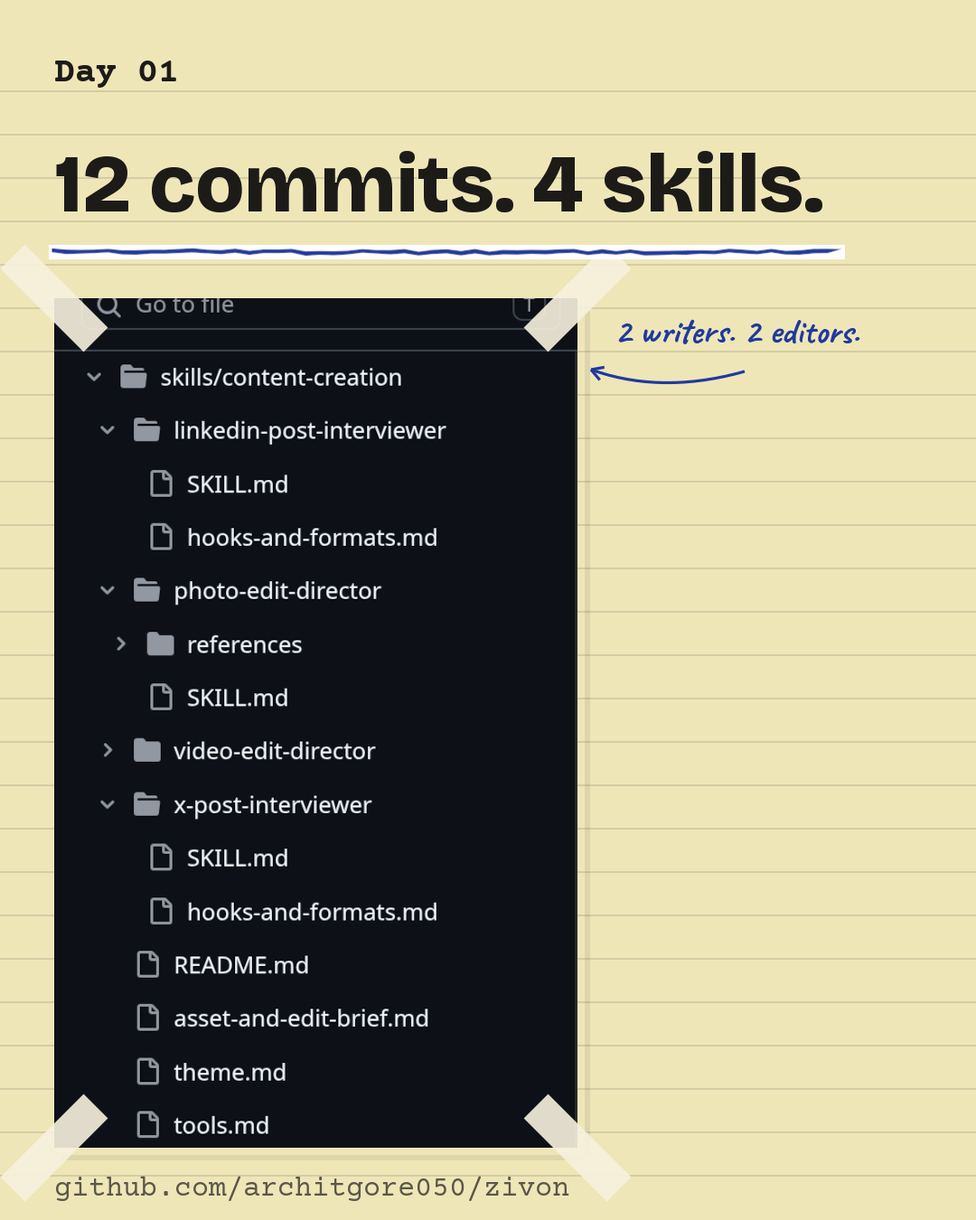
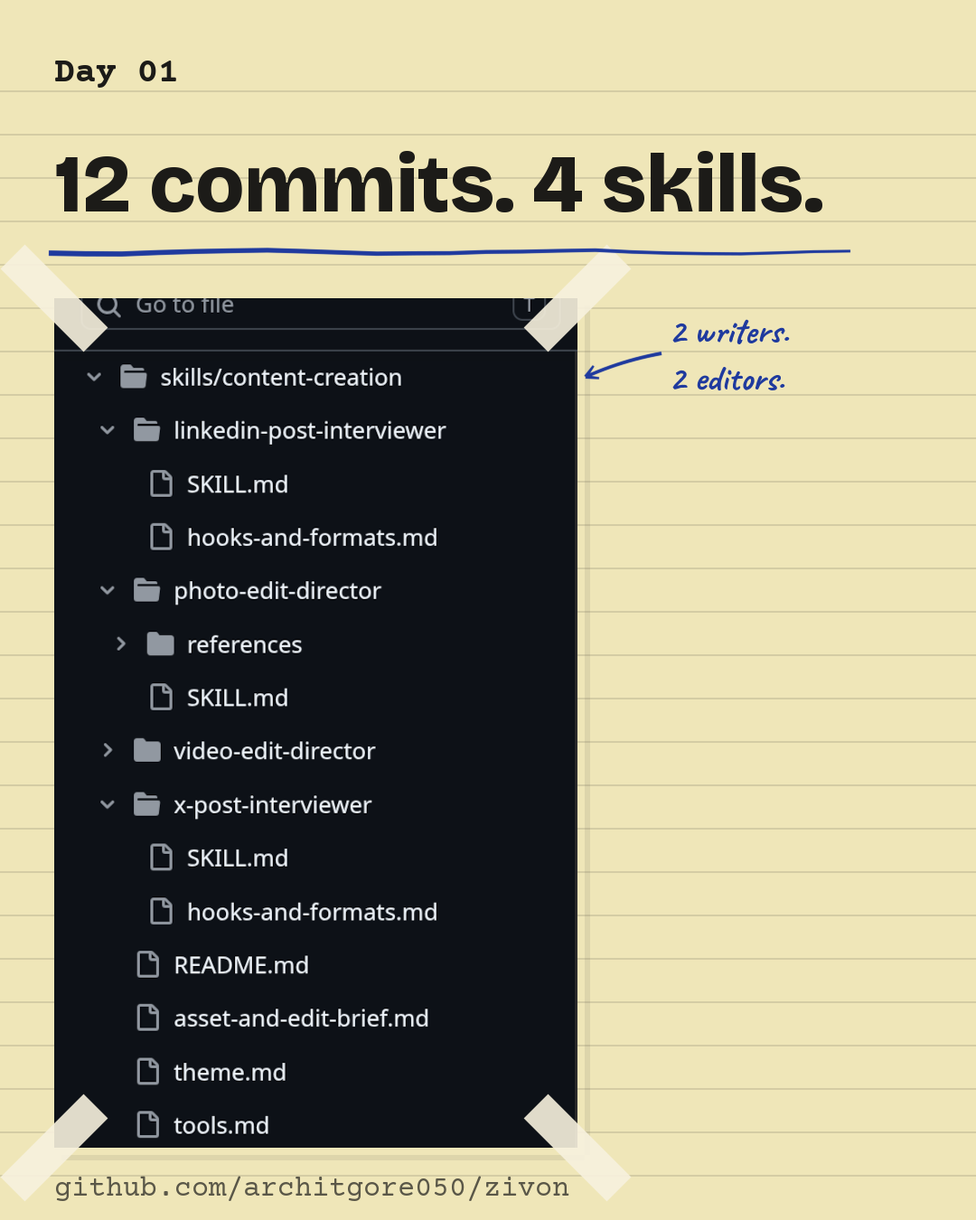
Layered file, before and after one edit (976 × 1220). Changes by layer:
removed layer "arrow" over [589, 365, 746, 386]
renamed "underline" to "pen-annotations", painted on it over [47, 244, 852, 381]
added layer "2 editors." above "2 writers." over [672, 367, 786, 392]
renamed "2 writers. 2 editors." to "2 writers.", moved it above "github.com/architgore050/zivon", painted on it over [618, 319, 861, 345]
